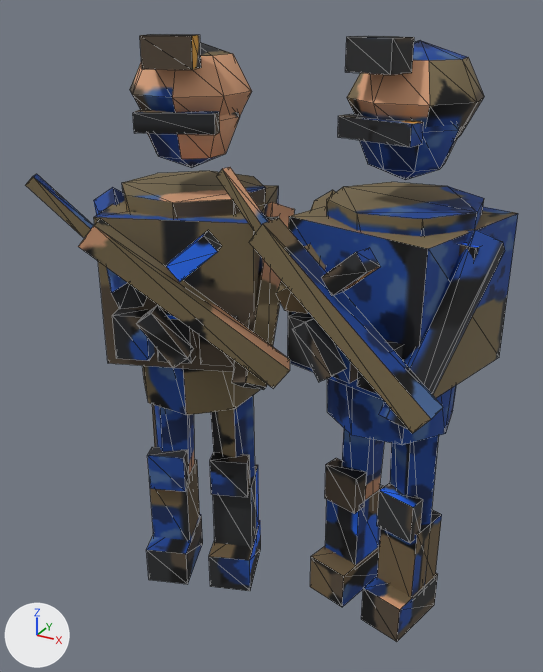
The glTF model game/assets/models/sentry_dl7_blue.glb as it was, and as the next commit left it.
Both versions are drawn from a 50 mm lens placed at (0.212, -0.391, 0.398), pointed at (-0.008, 0.008, 0.198). Lighting does not change. The marker at lower left points along +X, +Y and +Z. The first picture is the older version. Mesh edges are drawn as thin lines. Vertices at exactly the same position are counted once.

In view in the first picture: 'sentry_dl7_blue'.
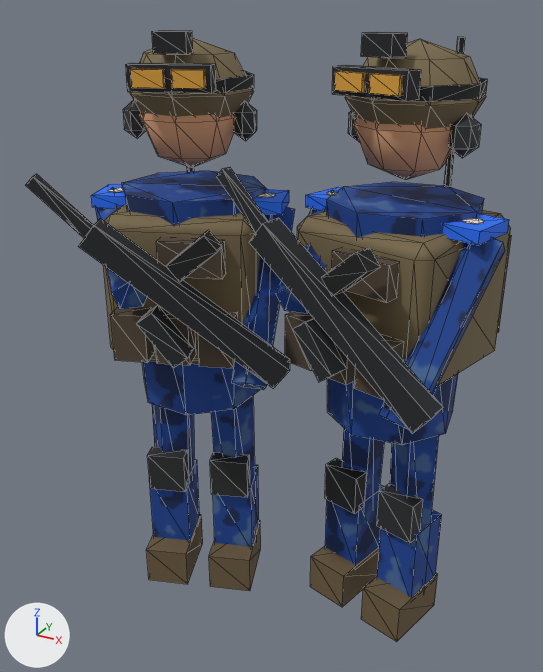
Patch to the scene script:
```diff
--- a/game/assets/models/sentry_dl7_blue.glb.py
+++ b/game/assets/models/sentry_dl7_blue.glb.py
@@ me_cone @@
-me_cone.from_pydata(...)  # 520 vertices, 832 faces; spans x -0.122..0.132, y -0.105..0.111, z 0.0..0.384
+me_cone.from_pydata(...)  # 768 vertices, 1184 faces; spans x -0.122..0.132, y -0.105..0.131, z 0.0..0.386
+# me_cone part 1: the loose piece of 8 vertices spanning x -0.079..-0.054, y -0.07..-0.048, z 0.199..0.228 is moved by (0.001, -0.003, 0.001)
+# me_cone part 2: the loose piece of 8 vertices spanning x -0.054..-0.029, y -0.061..-0.039, z 0.199..0.228 is moved by (0.001, -0.003, 0.001)
+# me_cone part 3: the loose piece of 8 vertices spanning x -0.029..-0.004, y -0.052..-0.03, z 0.199..0.228 is moved by (0.001, -0.003, 0.001)
+# me_cone part 4: the loose piece of 8 vertices spanning x -0.074..-0.025, y -0.042..-0.015, z 0.332..0.343 is scaled about its middle by (0.8, 0.81, 1.83), then moved by (0.019, -0.018, -0.073)
+# me_cone part 5: the loose piece of 26 vertices spanning x -0.089..-0.03, y -0.031..0.028, z 0.306..0.369 is copied, and the copy is scaled about its middle by (1.25, 1.3, 0.969), then moved by (-0.002, 0.004, 0.014); it spans x -0.098..-0.024, y -0.036..0.041, z 0.321..0.382
+# me_cone part 6: the loose piece of 8 vertices spanning x -0.022..-0.001, y -0.003..0.014, z 0.261..0.28 is scaled about its middle by (1.01, 1.12, 0.6), then moved by (-0.038, -0.034, 0.109)
+# me_cone part 7: the loose piece of 8 vertices spanning x 0.019..0.043, y -0.025..-0.005, z 0.199..0.228 is moved by (-0.001, -0.003, 0.001)
+# me_cone part 8: the loose piece of 8 vertices spanning x 0.045..0.069, y -0.031..-0.012, z 0.199..0.228 is moved by (-0.001, -0.003, 0.001)
+# me_cone part 9: the loose piece of 8 vertices spanning x 0.071..0.095, y -0.038..-0.018, z 0.199..0.228 is moved by (-0.001, -0.003, 0.001)
+# me_cone part 10: the loose piece of 8 vertices spanning x 0.038..0.087, y -0.011..0.012, z 0.332..0.343 is scaled about its middle by (0.8, 0.816, 1.83), then moved by (0.005, -0.025, -0.073)
+# me_cone part 11: the loose piece of 8 vertices spanning x 0.012..0.128, y -0.03..0.09, z 0.19..0.285 is scaled about its middle by (0.264, 0.323, 0.08), then moved by (-0.047, 0.008, 0.049)
+# me_cone part 12: the loose piece of 8 vertices spanning x 0.052..0.119, y 0.068..0.111, z 0.195..0.261 is moved by (0.0, 0.002, 0.0)
+# me_cone part 13: the loose piece of 8 vertices spanning x 0.103..0.124, y -0.001..0.015, z 0.261..0.28 is scaled about its middle by (1.5, 1.64, 1.7), then moved by (-0.038, 0.111, -0.033)
+# me_cone part 14: the loose piece of 8 vertices spanning x 0.038..0.087, y -0.011..0.012, z 0.332..0.343 is copied, and the copy is scaled about its middle by (1, 1, 1.25), then moved by (-0.002, -0.006, 0.025); it spans x 0.037..0.085, y -0.017..0.006, z 0.355..0.369
+# me_cone part 15: the loose piece of 8 vertices spanning x 0.038..0.087, y -0.011..0.012, z 0.332..0.343 is copied, and the copy is scaled about its middle by (0.38, 0.358, 0.833), then moved by (-0.014, -0.009, 0.025); it spans x 0.039..0.058, y -0.012..-0.004, z 0.357..0.367
+# me_cone part 16: the loose piece of 8 vertices spanning x 0.038..0.087, y -0.011..0.012, z 0.332..0.343 is copied, and the copy is scaled about its middle by (0.38, 0.358, 0.833), then moved by (0.008, -0.015, 0.025); it spans x 0.061..0.08, y -0.018..-0.01, z 0.357..0.367
+# me_cone part 17: the loose piece of 8 vertices spanning x 0.045..0.078, y -0.016..0.01, z 0.367..0.384 is scaled about its middle by (0.668, 0.696, 0.667), then moved by (0.001, 0.004, 0.005)
+# me_cone part 18: the loose piece of 8 vertices spanning x -0.122..0.002, y -0.063..0.063, z 0.19..0.285 is rebuilt with 24 vertices and now spans x -0.119..-0.001, y -0.06..0.06, z 0.19..0.285
+# me_cone part 19: 1 vertex moved within x 0.108, y 0.023, z 0.352; 59 vertices removed from x -0.097..0.104, y -0.046..0.071, z 0.322..0.384; 241 vertices added at x -0.12..0.131, y -0.049..0.125, z 0.19..0.382
+# me_cone part 20: 520 kept faces spanning x -0.118..0.132, y -0.105..0.075, z 0.0..0.369 get new texture (UV) coordinates
+# other edits to the shape of me_cone do not show in these pictures
 me_cone.materials.append(mat_baked)
```

Boxes [x1, y1, x2, y2] around the edits, measured in the pictures (543 x 672 px; the box of a moved part takes in the faces that stretch with it):
'sentry_dl7_blue', reshaped
    before: [26, 34, 518, 642]
    after: [26, 30, 511, 642]
part 1 of me_cone, moved or reshaped
    before: [112, 309, 155, 361]
    after: [110, 307, 155, 363]
part 2 of me_cone, moved or reshaped
    before: [157, 311, 196, 363]
    after: [156, 308, 196, 365]
part 3 of me_cone, moved or reshaped
    before: [199, 315, 237, 366]
    after: [198, 312, 237, 368]
part 4 of me_cone, moved or reshaped
    before: [133, 110, 220, 135]
    after: [156, 237, 225, 279]
part 5 of me_cone, added (brown)
    after: [130, 38, 253, 118]
part 6 of me_cone, moved or reshaped (mostly hidden before)
    before: [264, 215, 279, 221]
    after: [152, 30, 193, 54]
part 7 of me_cone, moved or reshaped
    before: [288, 313, 313, 368]
    after: [285, 312, 313, 371]
part 8 of me_cone, moved or reshaped
    before: [332, 342, 358, 383]
    after: [329, 342, 355, 385]
part 9 of me_cone, moved or reshaped
    before: [357, 339, 403, 395]
    after: [354, 334, 403, 399]
part 10 of me_cone, moved or reshaped
    before: [338, 114, 424, 147]
    after: [332, 247, 399, 302]
part 11 of me_cone, moved or reshaped
    before: [288, 207, 518, 400]
    after: [306, 187, 342, 210]
part 12 of me_cone, moved or reshaped (not visible before)
    after: [497, 235, 511, 333]
part 13 of me_cone, moved or reshaped (not visible afterwards)
    before: [459, 243, 480, 260]
part 14 of me_cone, added
    after: [332, 65, 421, 101]
part 15 of me_cone, added (brown)
    after: [334, 71, 365, 93]
part 16 of me_cone, added (brown)
    after: [369, 73, 402, 96]
part 17 of me_cone, moved or reshaped
    before: [345, 36, 414, 75]
    after: [361, 32, 408, 58]
part 18 of me_cone, rebuilt
    before: [94, 185, 279, 372]
    after: [103, 205, 260, 364]
part 19 of me_cone, built on
    before: [130, 34, 484, 141]
    after: [91, 37, 511, 386]
part 20 of me_cone, surface changed
    both: [26, 114, 505, 642]
